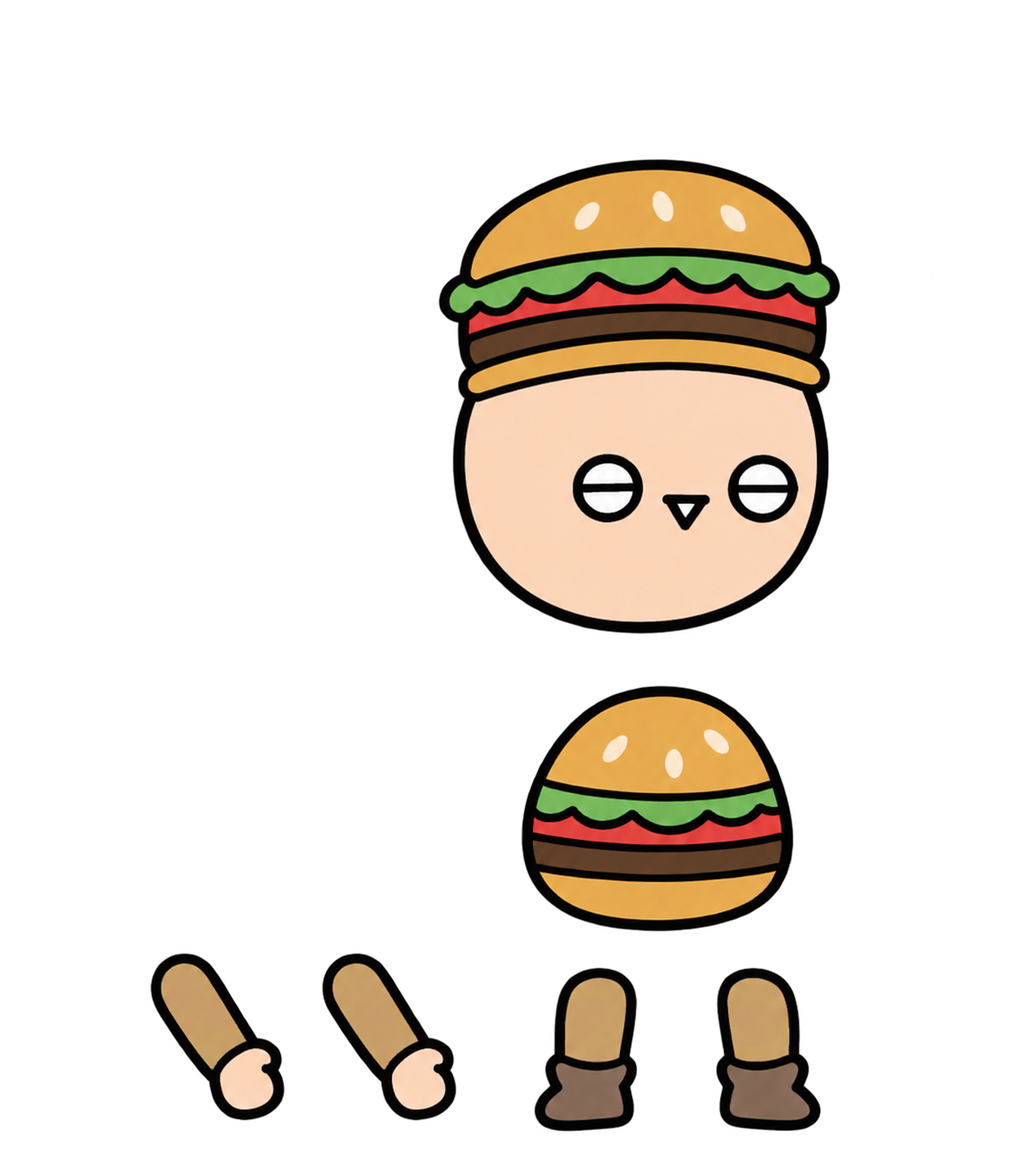
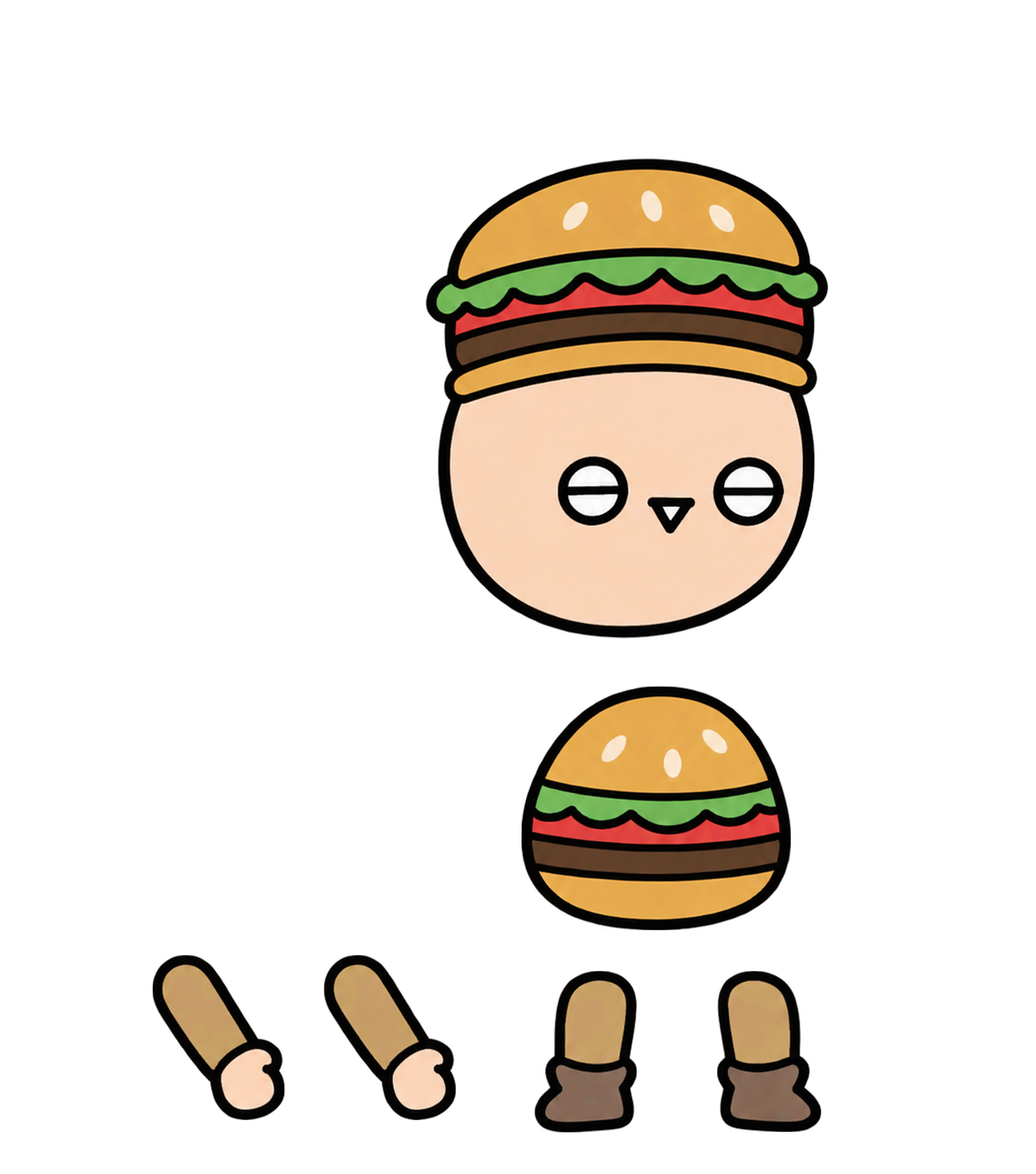
Before/after of a 1036 × 1174 layered artwork. What changed in the layer stack:
painted on "머리" over (425, 157, 841, 640)
painted on "몸통" over (520, 684, 795, 933)
painted on "팔1" over (148, 951, 287, 1123)
painted on "팔2" over (320, 952, 458, 1123)
painted on "다리1" over (532, 966, 638, 1133)
painted on "다리2" over (714, 967, 821, 1132)
